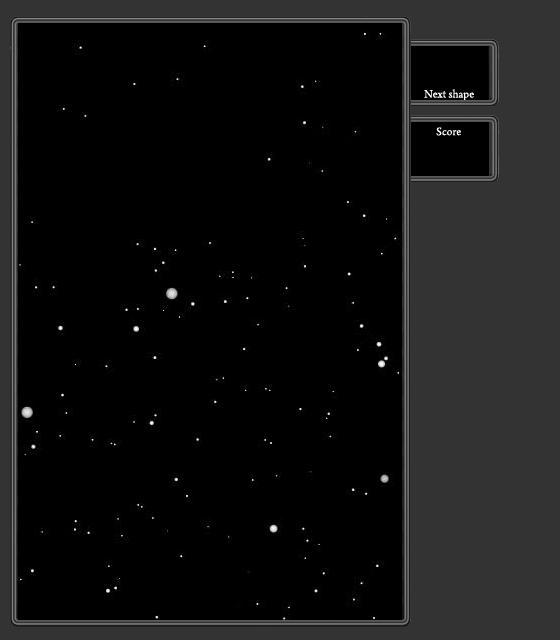
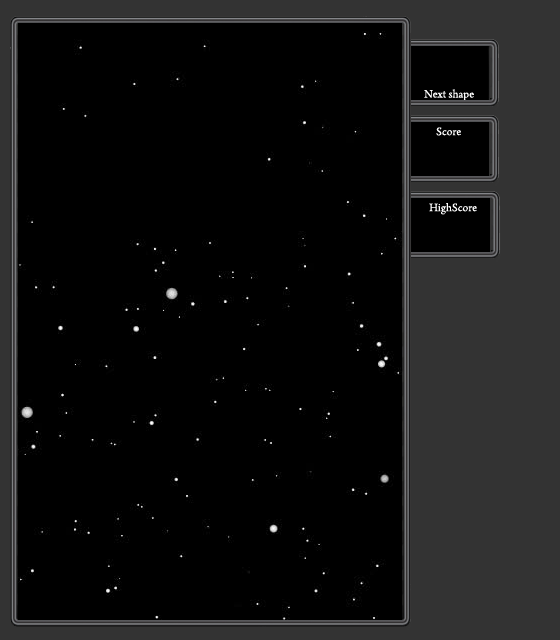
Layers edited between the first and the second (560, 640) image:
added layer "réteg 5 másolata 2" above "HighScore" over left=411, top=191, right=500, bottom=259
added layer "HighScore" above "réteg 8 másolata" over left=429, top=203, right=477, bottom=215
added layer "réteg 8 másolata" above "réteg 5 másolata" over left=411, top=196, right=490, bottom=252
